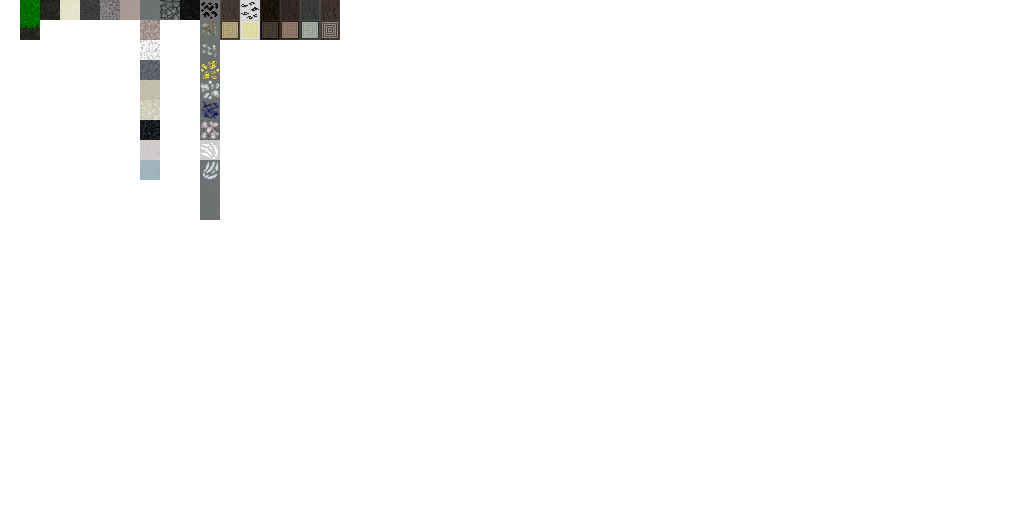
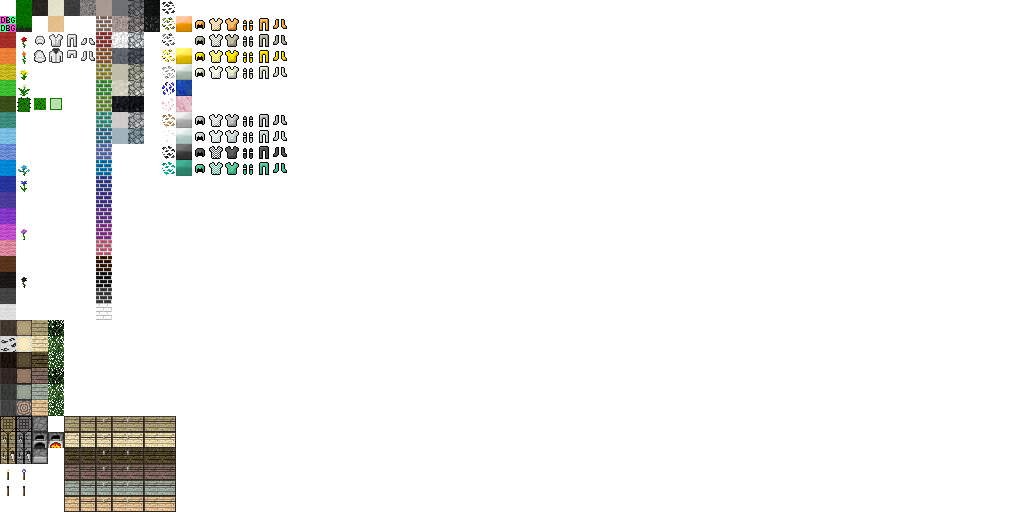
The second 1024x512 image is a revision of the first. Changes to its layers:
painted on "Background copy" over left=0, top=0, right=340, bottom=512
